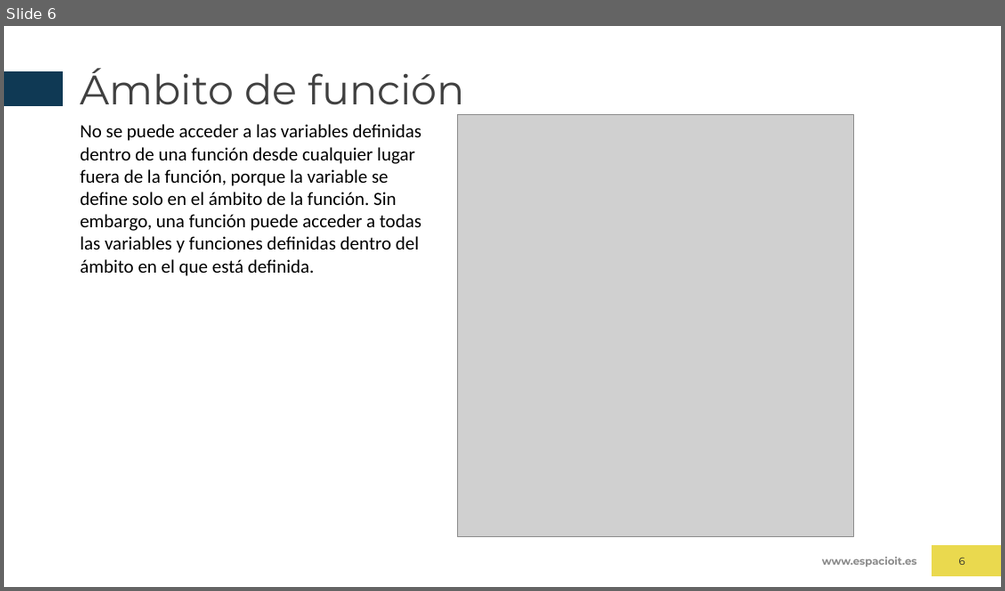
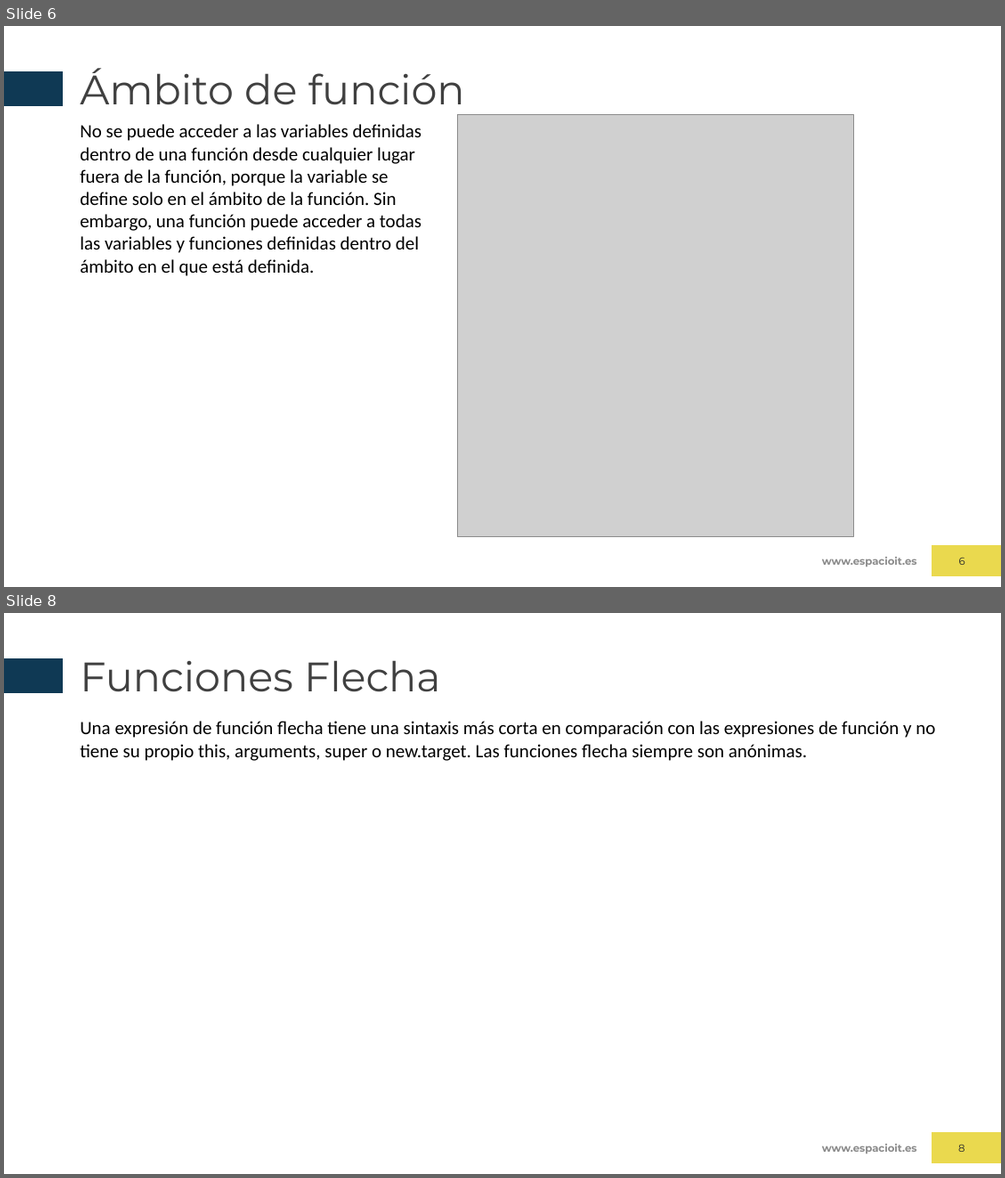
Before and after one commit to javiercuende/formacionWeb, a slide deck: JAVASCRIPT/TEMA 3.pptx. Shown one above the other, each under a label of ours: slide 6 before the commit, slides 6 and 8 after it; the slides between them are not shown. The pictures are 1005x591 and 1005x1178 pixels, drawn with LibreOffice and Linux fonts; fonts in the diff are those of the drawing; grey boxes stand for pictures; background and template pictures are left out. Boxes give left, top, right and bottom in pixels: in the first picture for what was removed or moved away, otherwise in the second. Text is boxed around its words. In the diff, an @@ line names an element or a change of style, - is before the commit and + after.

Commit message:
Fin del tema 3
Falta por completar funciones flecha

```diff
--- a/JAVASCRIPT/TEMA 3.pptx
+++ b/JAVASCRIPT/TEMA 3.pptx
@@ slide 8 added at [4,613,1001,1174], background #FFFFFF; not listed: 3 template elements that a slide beside it also shows @@
@@ title added at [80,660,441,692], 39.6 pt, text #404040 @@
+Funciones Flecha
@@ text added at [80,721,935,761], 18 pt, text #000000 @@
+Una expresión de función flecha tiene una sintaxis más corta en comparación con las expresiones de función y no tiene su propio this, arguments, super o new.target. Las funciones flecha siempre son anónimas.
@@ page number added at [958,1144,964,1151], 10 pt, text #25282A @@
+8
```
Also in this commit, not shown: 1 slide changed.
